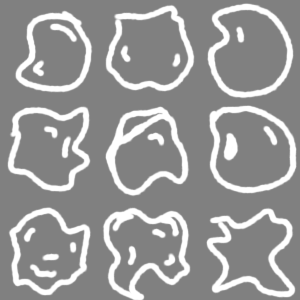
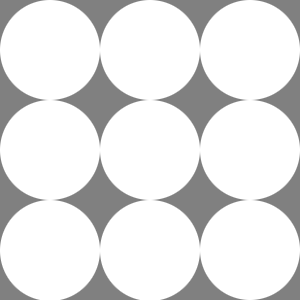
Comparing the layer stacks of the two 300 × 300 images. Changes:
added layer "Circles" above "Paint" over [0, 0, 300, 300]
hid "Paint" over [7, 2, 298, 300]
